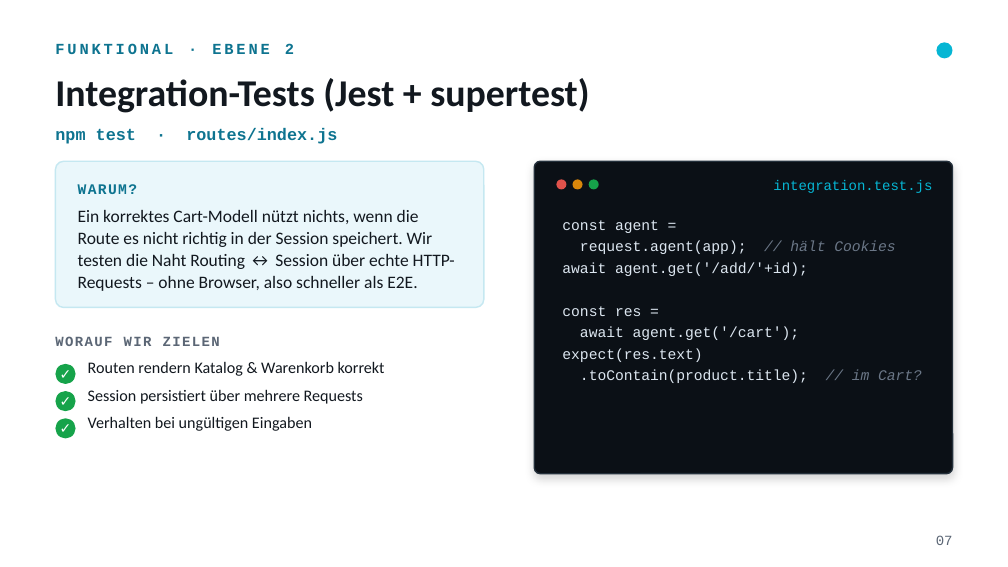
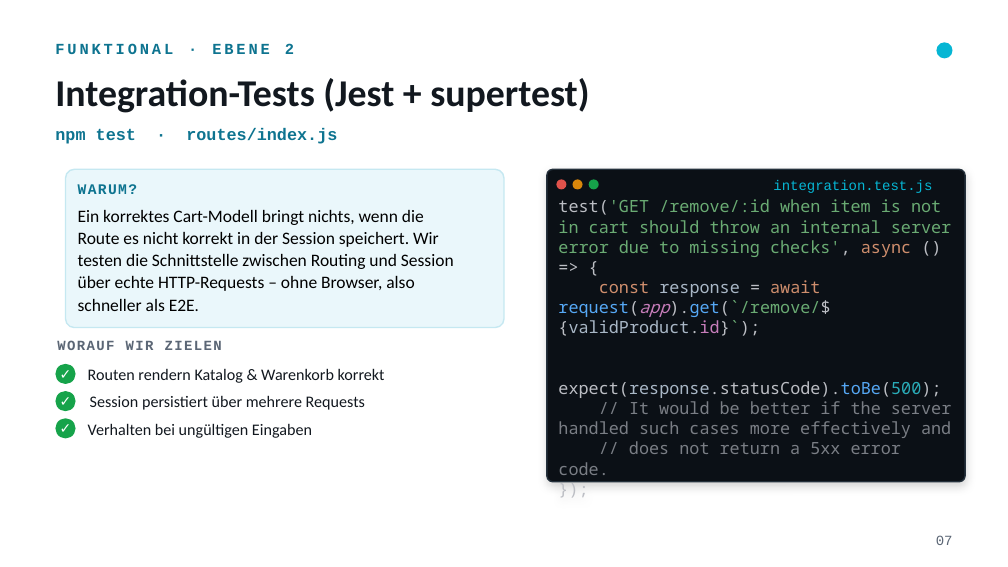
Before and after one commit to a-pointner/nodejs-shopping-cart, a slide deck: slide 6 of PRESENTATION.pptx (slide 7 before the commit). Drawn at 1008x567 pixels with LibreOffice and Linux fonts; fonts in the diff are those of the drawing. Boxes give left, top, right and bottom in pixels: in the first picture for what was removed or moved away, otherwise in the second. Text is boxed around its words. In the diff, an @@ line names an element or a change of style, - is before the commit and + after.

```diff
--- a/PRESENTATION.pptx
+++ b/PRESENTATION.pptx
@@ rounded rectangle: place and size @@
-rounded rectangle at [55,161,484,307]
+rounded rectangle at [66,169,504,328]
@@ rounded rectangle "test('GET /remove/:id when item is ...": place and size @@
-rounded rectangle "test('GET /remove/:id when item is ..." at [534,161,953,474]
+rounded rectangle "test('GET /remove/:id when item is ..." at [546,169,965,482]
@@ text in rounded rectangle at [558,199,951,475]: text added @@
+test('GET /remove/:id when item is not in cart should throw an internal server error due to missing checks', async () => {
+const response = await request(app).get(`/remove/${validProduct.id}`);
+expect(response.statusCode).toBe(500);
+// It would be better if the server handled such cases more effectively and
+// does not return a 5xx error code.
+});
@@ text at [78,210,454,291]: text changed; text colour #12181F to #000000 @@
-Ein korrektes Cart-Modell nützt nichts, wenn die Route es nicht richtig in der Session speichert. Wir testen die Naht Routing ↔ Session über echte HTTP-Requests – ohne Browser, also schneller als E2E.
+Ein korrektes Cart-Modell bringt nichts, wenn die Route es nicht korrekt in der Session speichert. Wir testen die Schnittstelle zwischen Routing und Session über echte HTTP-Requests – ohne Browser, also schneller als E2E.
@@ text removed at [562,220,922,383] @@
-const agent =
-request.agent(app); // hält Cookies
-await agent.get('/add/'+id);
-const res =
-await agent.get('/cart');
-expect(res.text)
-.toContain(product.title); // im Cart?
@@ 3 texts: place and size @@
-3 texts at [55,336,385,404]
+3 texts at [57,340,385,410]
@@ text "Verhalten bei ungültigen Eingaben": place and size @@
-text "Verhalten bei ungültigen Eingaben" at [88,416,312,431]
+text "Verhalten bei ungültigen Eingaben" at [88,423,312,438]
```
Also in this commit, not shown: 5 other slides changed, 1 slide removed, 2 other files.
